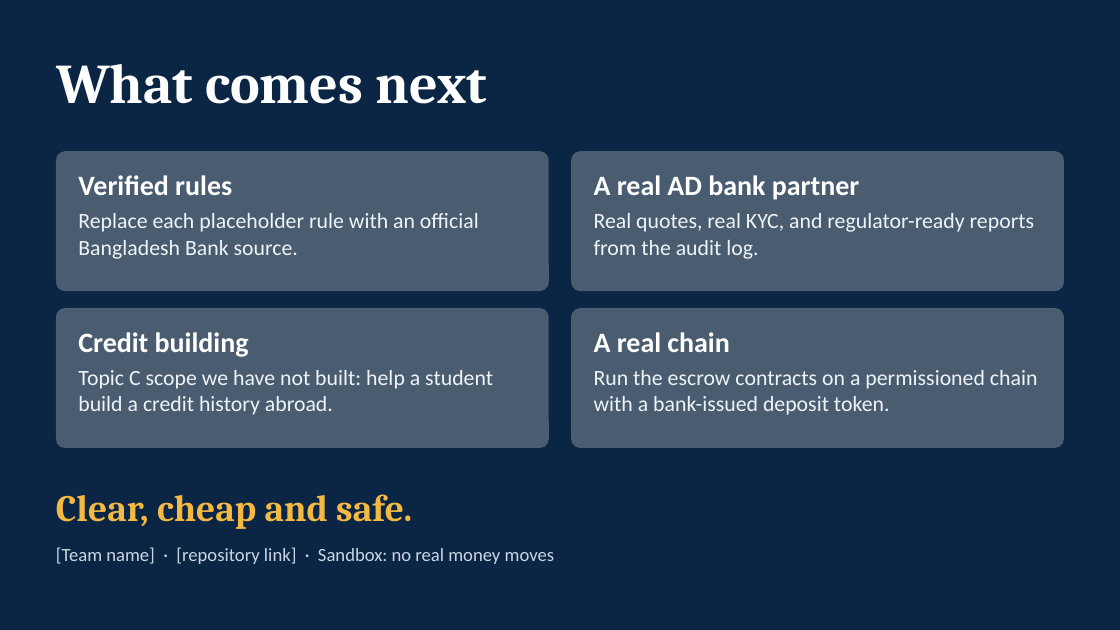
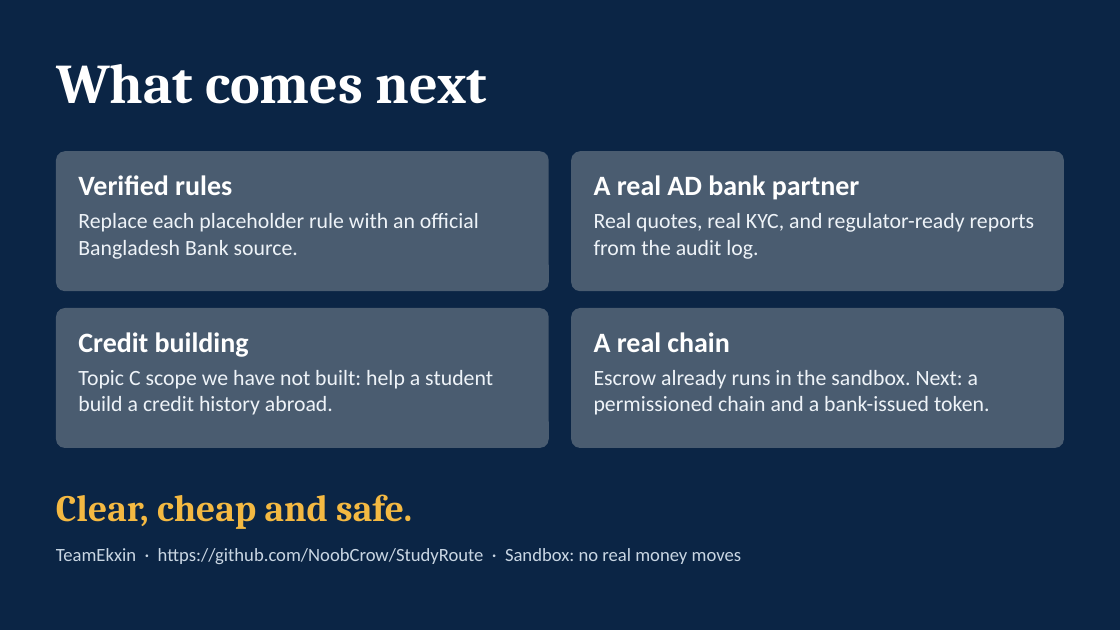
Before and after one commit to NoobCrow/StudyRoute, a slide deck: slide 12 of submission/StudyRoute_Deck.pptx. Drawn at 1120x630 pixels with LibreOffice and Linux fonts; fonts in the diff are those of the drawing. Boxes give left, top, right and bottom in pixels: in the first picture for what was removed or moved away, otherwise in the second. Text is boxed around its words. In the diff, an @@ line names an element or a change of style, - is before the commit and + after.

```diff
--- a/submission/StudyRoute_Deck.pptx
+++ b/submission/StudyRoute_Deck.pptx
@@ text at (594,370,990,415): text changed @@
-Run the escrow contracts on a permissioned chain with a bank-issued deposit token.
+Escrow already runs in the sandbox. Next: a permissioned chain and a bank-issued token.
@@ text at (56,548,741,564): text changed @@
-[Team name] · [repository link] · Sandbox: no real money moves
+TeamEkxin · https://github.com/NoobCrow/StudyRoute · Sandbox: no real money moves
```
Also in this commit, not shown: 1 other slide changed, 1 slide added, 1 slide removed, 10 other files.
